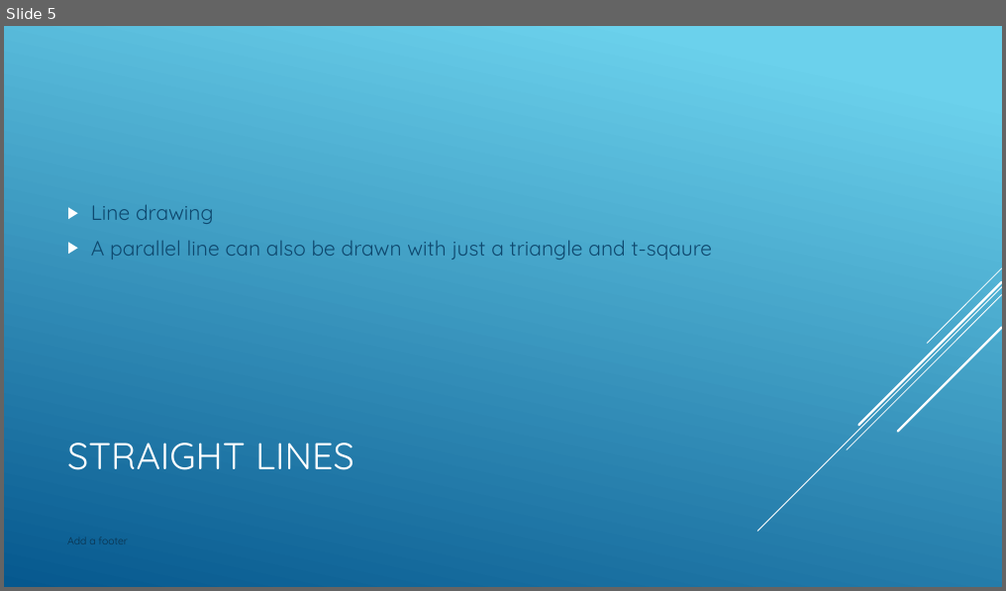
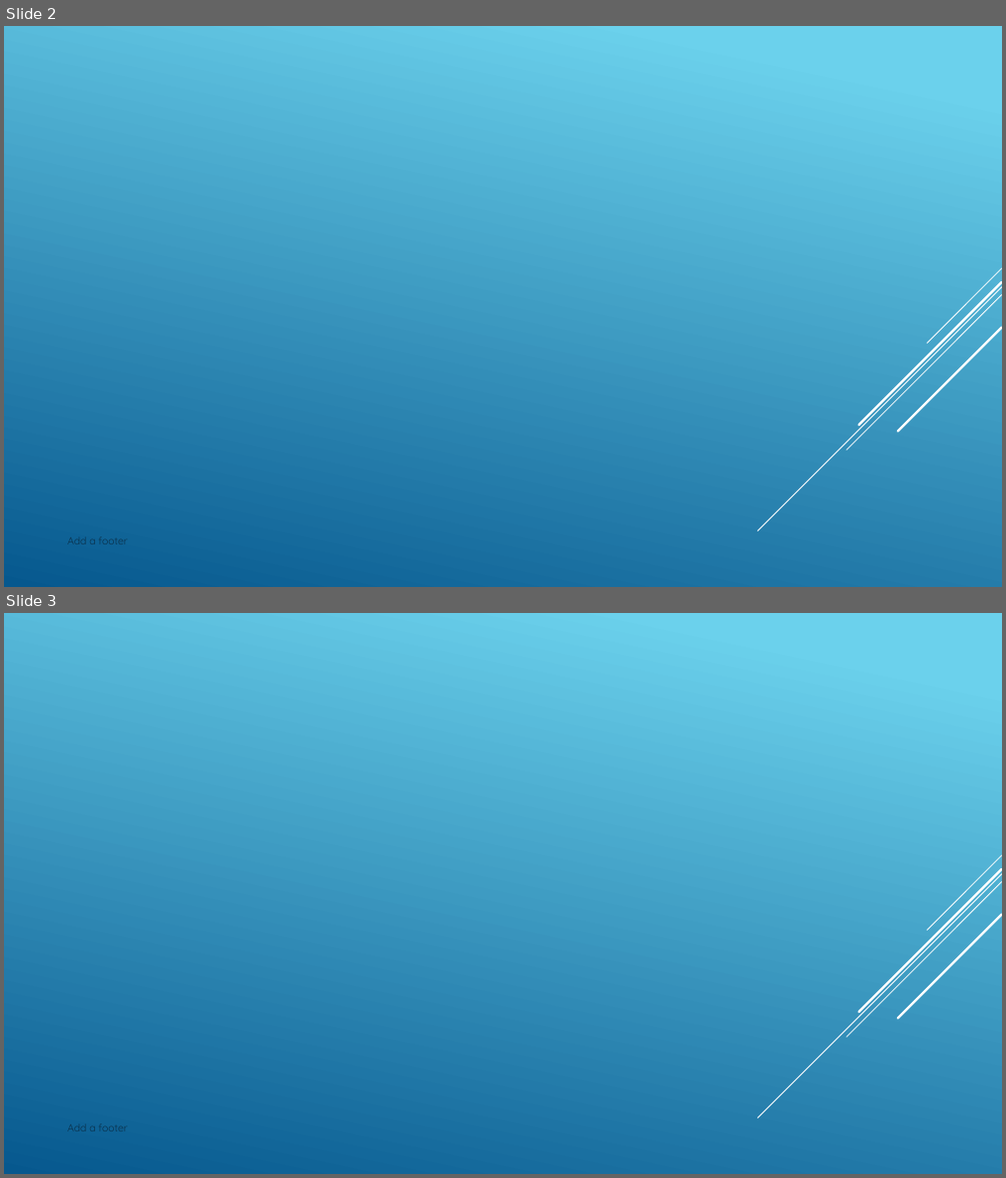
Before and after one commit to nickvertucci/Technology-Education-Curriculum, a slide deck: High School/Design and Drawing for Production/Unit 6 - Multiview Drawing/Section 1 - Introduction to Multiview Drawings/Assets/Unit 6 - Section 1 - Introduction Multiview.pptx. Shown one above the other, each under a label of ours: slide 5 before the commit, slides 2 and 3 after it. The pictures are 1006x591 and 1006x1178 pixels, drawn with LibreOffice and Linux fonts; fonts in the diff are those of the drawing; background and template pictures are left out. Boxes give left, top, right and bottom in pixels: in the first picture for what was removed or moved away, otherwise in the second. Text is boxed around its words. In the diff, an @@ line names an element or a change of style, - is before the commit and + after.

```diff
--- a/High School/Design and Drawing for Production/Unit 6 - Multiview Drawing/Section 1 - Introduction to Multiview Drawings/Assets/Unit 6 - Section 1 - Introduction Multiview.pptx
+++ b/High School/Design and Drawing for Production/Unit 6 - Multiview Drawing/Section 1 - Introduction to Multiview Drawings/Assets/Unit 6 - Section 1 - Introduction Multiview.pptx
@@ slide 3 added at box(4, 613, 1002, 1174), background picture (left out); not listed: 5 template elements that a slide beside it also shows @@
@@ text added at box(67, 1125, 86, 1132), 10 pt, text #0A304A @@
+Add a footer
@@ what was slide 5 is now slide 2 @@
@@ slide 2 changed as well @@
@@ text removed at box(91, 205, 713, 260) @@
-▶ Line drawing
-▶ A parallel line can also be drawn with just a triangle and t-sqaure
@@ title removed at box(67, 443, 354, 471) @@
-STRAIGHT LINES
```
Also in this commit, not shown: 4 other slides changed, 3 other slides added, 3 other files.
